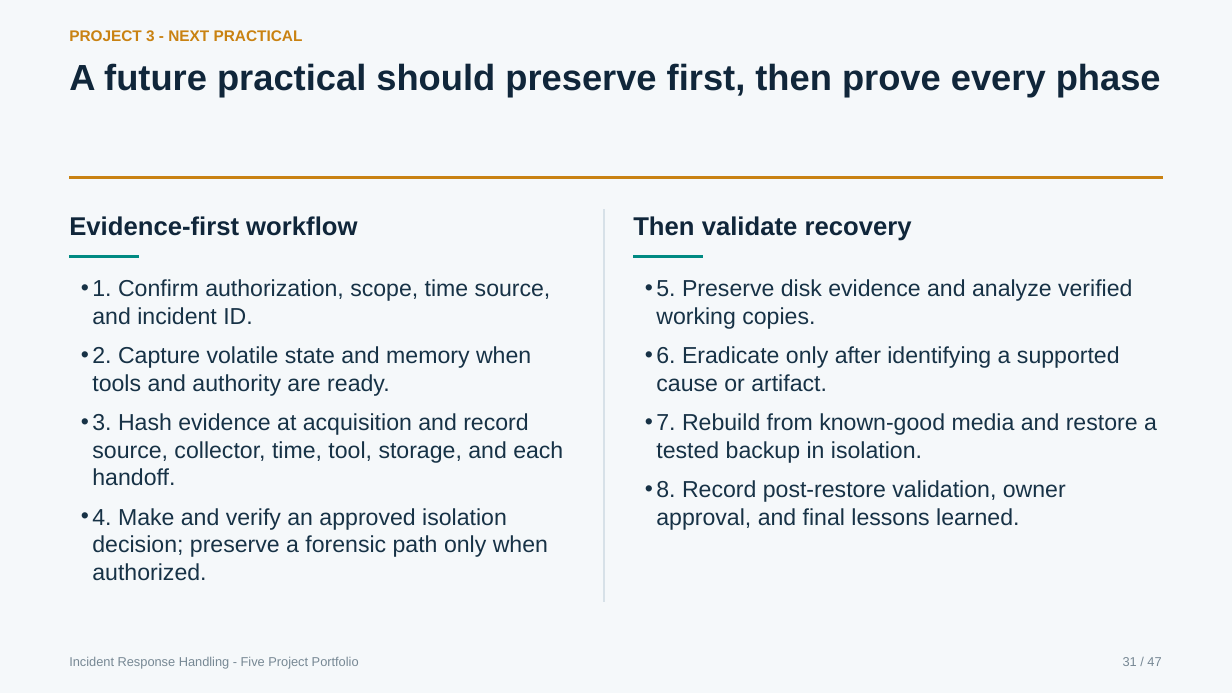
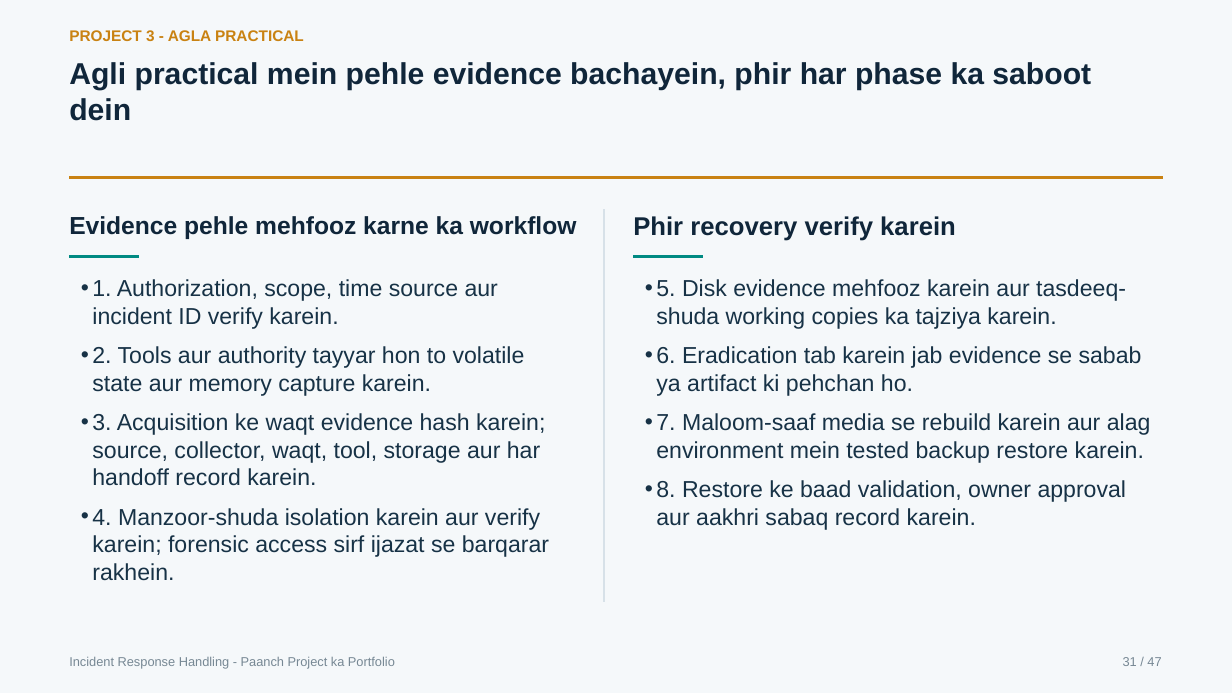
Before and after one commit to CyberBoy50/Cyber-Project-IR-Portfolio, a slide deck: slide 31 of presentation/Cyber_Project_Complete_IR_Training_Briefing.pptx. Drawn at 1232x693 pixels with LibreOffice and Linux fonts; fonts in the diff are those of the drawing. Boxes give left, top, right and bottom in pixels: in the first picture for what was removed or moved away, otherwise in the second. Text is boxed around its words. In the diff, an @@ line names an element or a change of style, - is before the commit and + after.

```diff
--- a/presentation/Cyber_Project_Complete_IR_Training_Briefing.pptx
+++ b/presentation/Cyber_Project_Complete_IR_Training_Briefing.pptx
@@ text at [69,30,304,41]: text changed @@
-PROJECT 3 - NEXT PRACTICAL
+PROJECT 3 - AGLA PRACTICAL
@@ text at [69,62,1091,121]: text changed; size 28.3 to 23.5 pt @@
-A future practical should preserve first, then prove every phase
+Agli practical mein pehle evidence bachayein, phir har phase ka saboot dein
@@ text at [69,216,577,239]: text changed; size 20 to 19.2 pt @@
-Evidence-first workflow
+Evidence pehle mehfooz karne ka workflow
@@ text at [633,216,956,241]: text changed @@
-Then validate recovery
+Phir recovery verify karein
@@ text at [92,279,549,581]: text changed @@
-• 1. Confirm authorization, scope, time source, and incident ID.
-• 2. Capture volatile state and memory when tools and authority are ready.
-• 3. Hash evidence at acquisition and record source, collector, time, tool, storage, and each handoff.
-• 4. Make and verify an approved isolation decision; preserve a forensic path only when authorized.
+• 1. Authorization, scope, time source aur incident ID verify karein.
+• 2. Tools aur authority tayyar hon to volatile state aur memory capture karein.
+• 3. Acquisition ke waqt evidence hash karein; source, collector, waqt, tool, storage aur har handoff record karein.
+• 4. Manzoor-shuda isolation karein aur verify karein; forensic access sirf ijazat se barqarar rakhein.
@@ text at [656,279,1151,530]: text changed @@
-• 5. Preserve disk evidence and analyze verified working copies.
-• 6. Eradicate only after identifying a supported cause or artifact.
-• 7. Rebuild from known-good media and restore a tested backup in isolation.
-• 8. Record post-restore validation, owner approval, and final lessons learned.
+• 5. Disk evidence mehfooz karein aur tasdeeq-shuda working copies ka tajziya karein.
+• 6. Eradication tab karein jab evidence se sabab ya artifact ki pehchan ho.
+• 7. Maloom-saaf media se rebuild karein aur alag environment mein tested backup restore karein.
+• 8. Restore ke baad validation, owner approval aur aakhri sabaq record karein.
@@ text at [69,657,395,669]: text changed @@
-Incident Response Handling - Five Project Portfolio
+Incident Response Handling - Paanch Project ka Portfolio
```
Also in this commit, not shown: 46 other slides changed, 1 other file.
